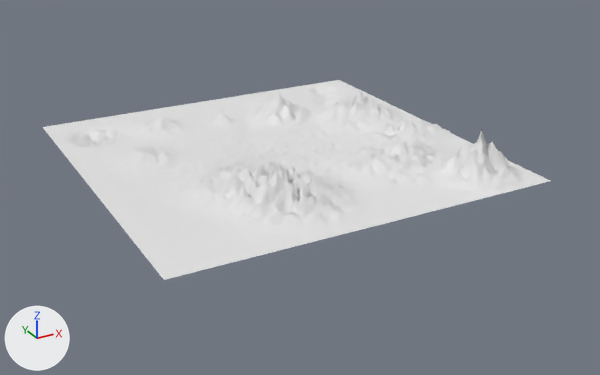
One commit to the glTF model src/public/debugger/assets/testModels/terrainSpiked.glb: the scene before it, then after it.
Both versions are drawn from a 50 mm lens placed at (-157.1, -256.2, 40.2), pointed at (-108.4, -167.6, -4.1). Arrows for +X, +Y and +Z are at lower left; the lights stay in place. The older version comes first. Mesh edges are drawn as thin lines on the coarser meshes.

In view in the first picture: 'TerrainSpiked'.
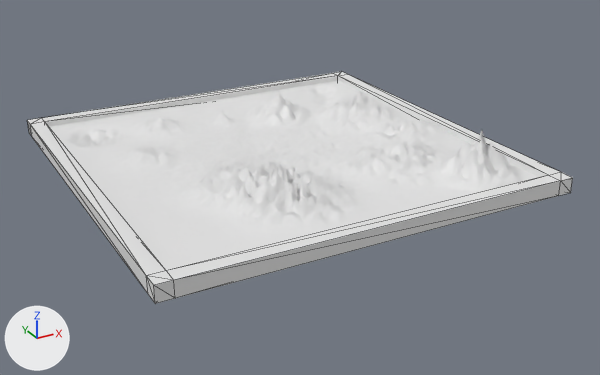
The newer file is also turned or shifted as a whole; pictures and numbers use the older file's frame.

Pixel boxes [x1, y1, x2, y2] of what changed, in the pictures (600 x 375 px):
'SharpTerrainEdge', added: after [27, 72, 573, 304]

The edits, one by one:
Mesh me_cube_047 is new.
It has 32 vertices, 64 faces and spans x -26.6..26.6, y -26.8..26.8, z -1.0..1.0.
Object 'SharpTerrainEdge' (ob_sharpterrainedge) is new; it shows me_cube_047.
Its location is (-109.97, -163.86, -0.23).
